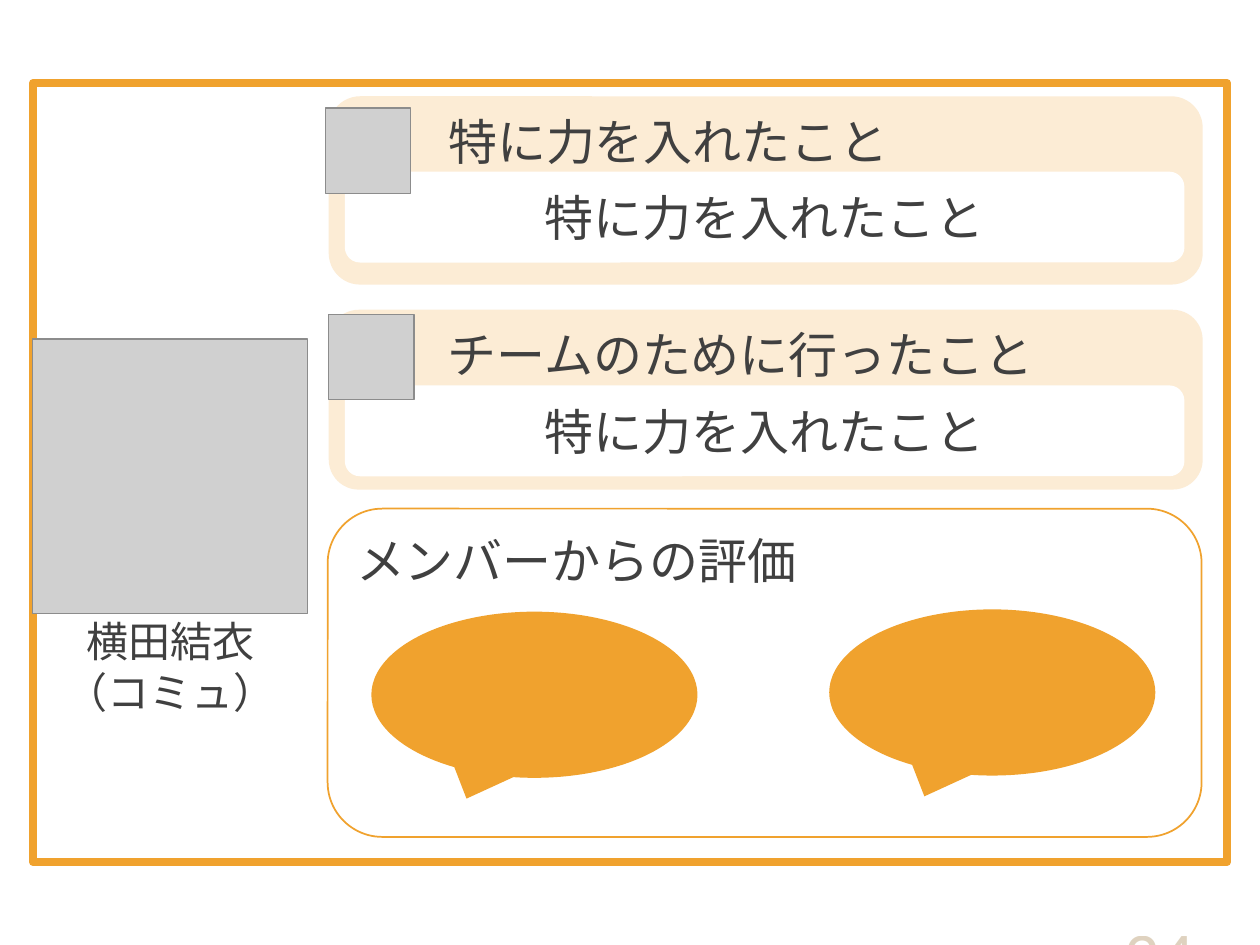
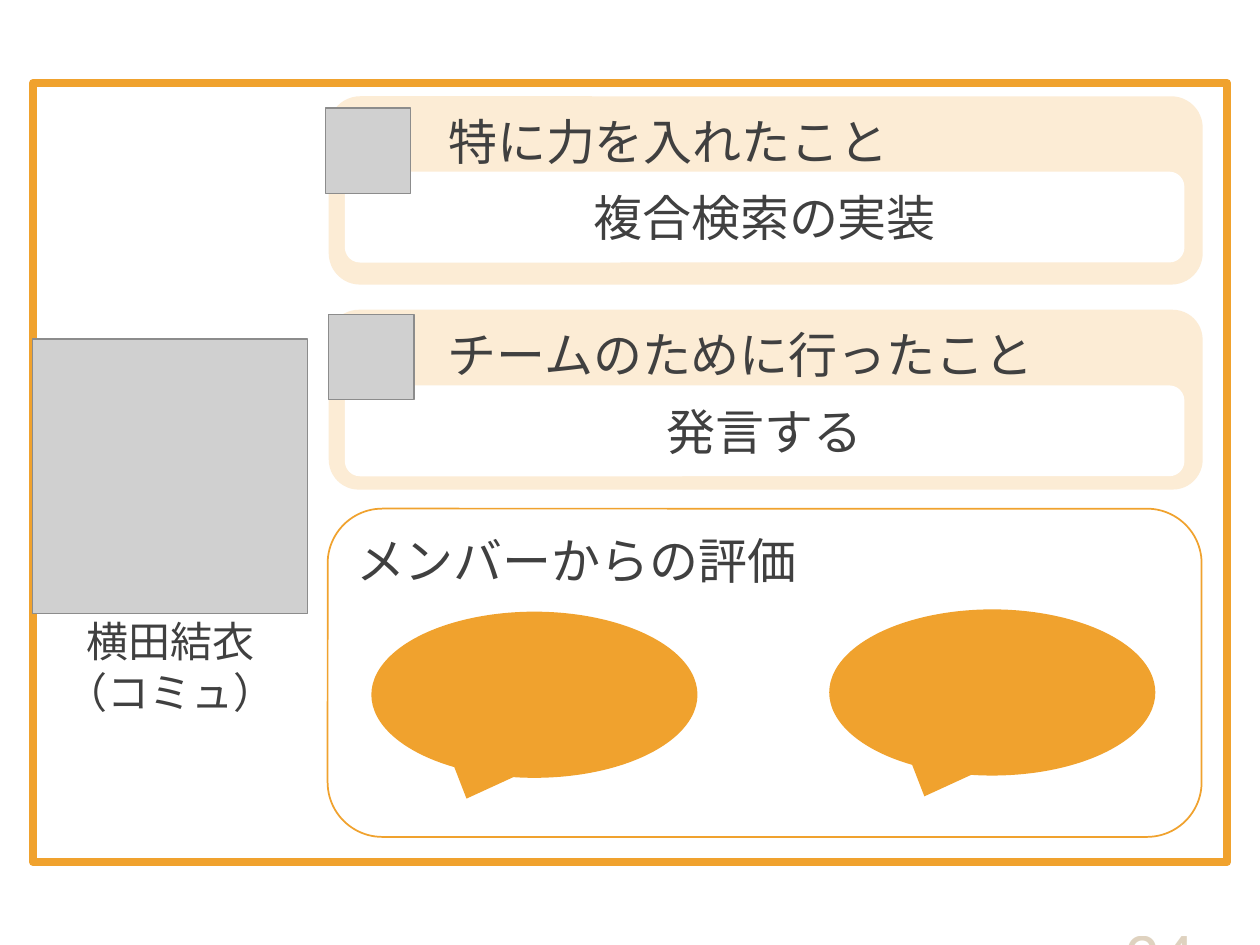
Before and after one commit to DOJO-2021/D-2, a slide deck: slide 24 of documents/プレゼン/Knowledge Holder_清書版.pptx. Drawn at 1260x945 pixels with LibreOffice and Linux fonts; fonts in the diff are those of the drawing; grey boxes stand for pictures. Boxes give left, top, right and bottom in pixels: in the first picture for what was removed or moved away, otherwise in the second. Text is boxed around its words. In the diff, an @@ line names an element or a change of style, - is before the commit and + after.

```diff
--- a/documents/プレゼン/Knowledge Holder_清書版.pptx
+++ b/documents/プレゼン/Knowledge Holder_清書版.pptx
@@ text in rounded rectangle at (593,194,936,240): text changed @@
-特に力を入れたこと
+複合検索の実装
@@ text in rounded rectangle at (667,409,863,454): text changed @@
-特に力を入れたこと
+発言する
```
Also in this commit, not shown: 6 other slides changed.
